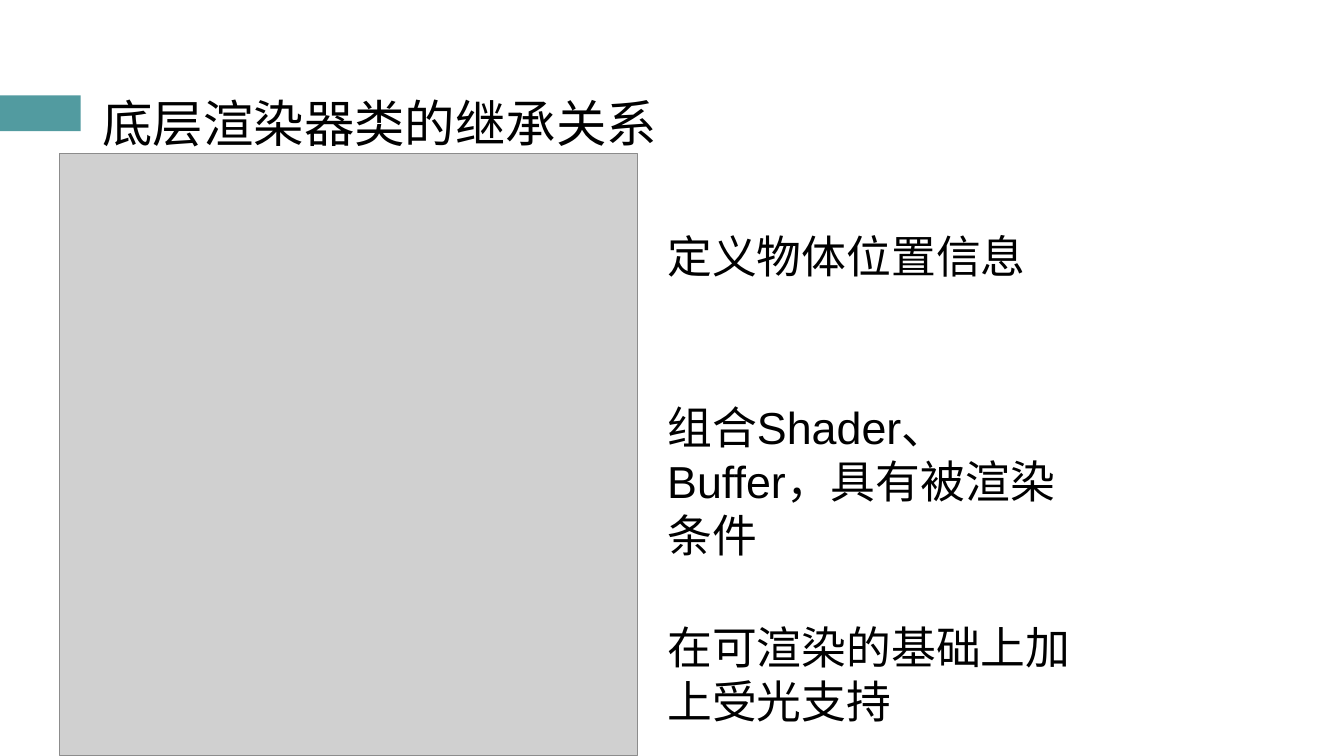
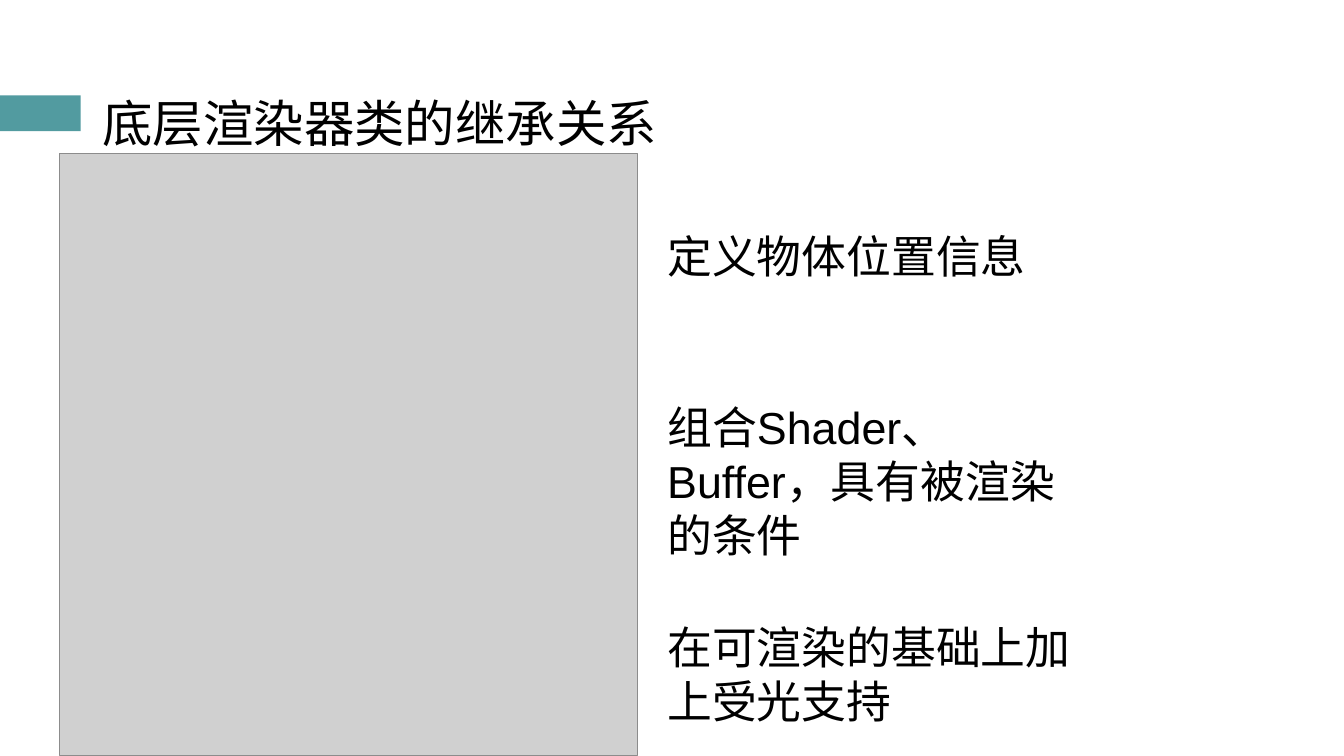
Before and after one commit to atom-chen/Main, a slide deck: slide 19 of OpenGL/答辩PPT.pptx. Drawn at 1344x756 pixels with LibreOffice and Linux fonts; fonts in the diff are those of the drawing; grey boxes stand for pictures. Boxes give left, top, right and bottom in pixels: in the first picture for what was removed or moved away, otherwise in the second. Text is boxed around its words. In the diff, an @@ line names an element or a change of style, - is before the commit and + after.

```diff
--- a/OpenGL/答辩PPT.pptx
+++ b/OpenGL/答辩PPT.pptx
@@ text at box(667, 406, 1055, 556): text changed @@
-组合Shader、Buffer，具有被渲染条件
+组合Shader、Buffer，具有被渲染的条件
```
Also in this commit, not shown: 14 other slides changed.
